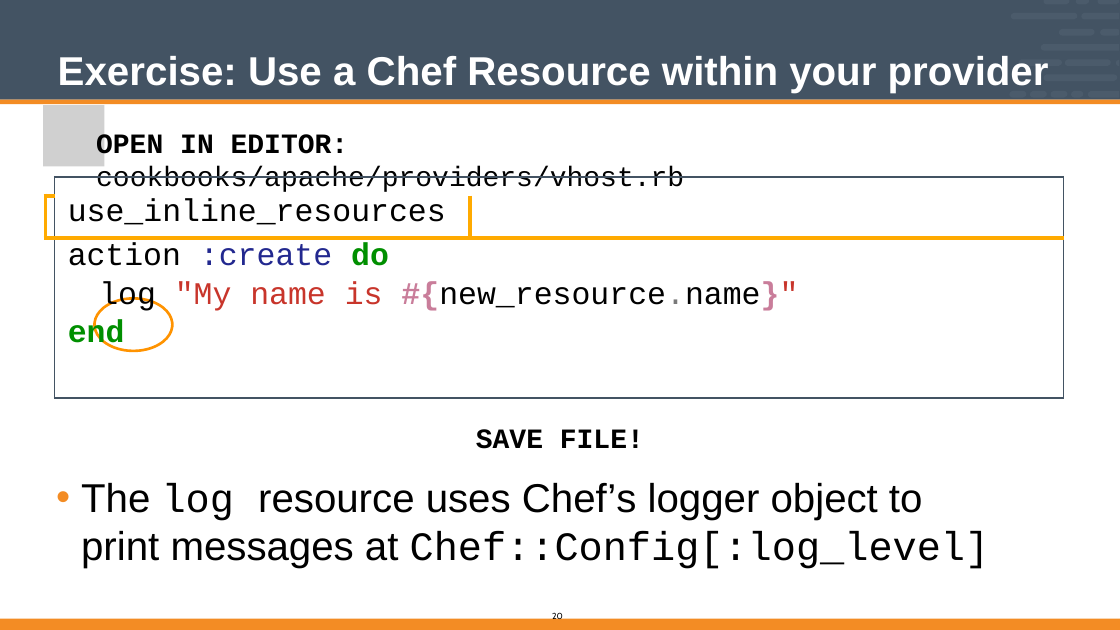
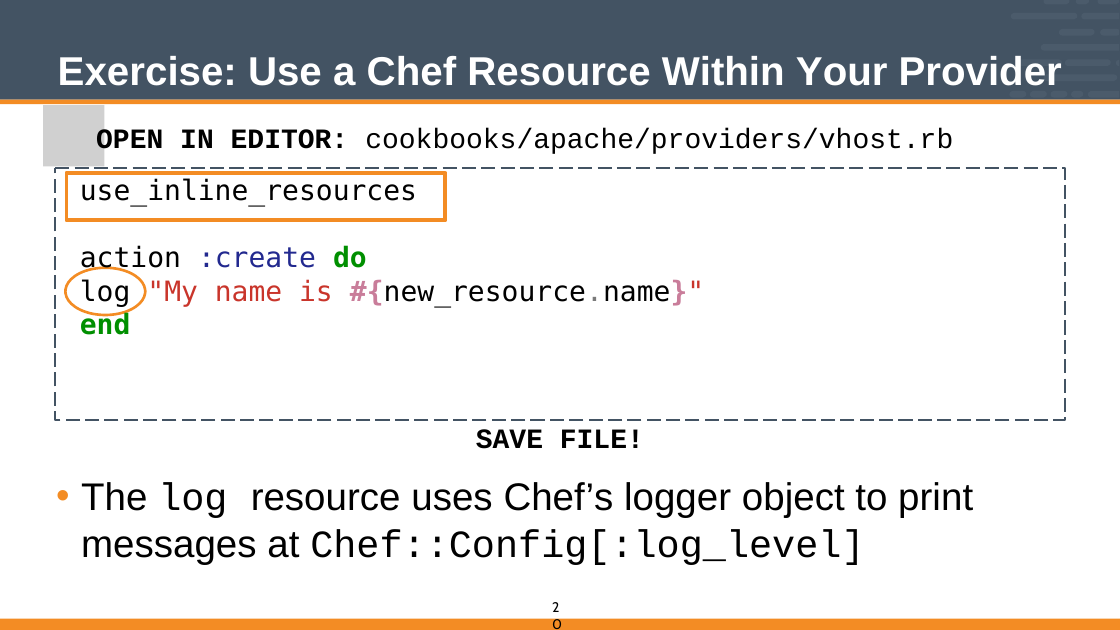
Before and after one commit to vinyar/chef-intermediate, a slide deck: slide 20 of Modules/04-Chef_Intermediate.pptx. Drawn at 1120x630 pixels with LibreOffice and Linux fonts; fonts in the diff are those of the drawing; grey boxes stand for pictures. Boxes give left, top, right and bottom in pixels: in the first picture for what was removed or moved away, otherwise in the second. Text is boxed around its words. In the diff, an @@ line names an element or a change of style, - is before the commit and + after.

Commit message:
Fixed code and other text formatting

```diff
--- a/Modules/04-Chef_Intermediate.pptx
+++ b/Modules/04-Chef_Intermediate.pptx
@@ title at [58, 56, 1062, 86]: text changed @@
-Exercise: Use a Chef Resource within your provider
+Exercise: Use a Chef Resource Within Your Provider
@@ text "OPEN IN EDITOR: cookbooks/apache/providers/vhost.rb" rewrapped from [96, 134, 684, 192] to [96, 128, 953, 154] @@
@@ table removed at [45, 177, 1063, 399], 3 rows, 3 columns @@
- |  | 
- | use_inline_resources | 
- | action :create do / log "My name is #{new_resource.name}" end | 
@@ freeform shape added at [55, 168, 1065, 420], outline #435363 2 pt dashed @@
@@ rectangle added at [67, 173, 445, 220], outline #F38C24 4.5 pt @@
@@ text added at [80, 178, 704, 335], 32 pt, text #000000 @@
+use_inline_resources
+action :create do
+log "My name is #{new_resource.name}"
+end
@@ freeform shape: place and size @@
-freeform shape at [94, 299, 173, 351]
+freeform shape at [66, 268, 146, 315]
@@ freeform shape at [66, 268, 146, 315]: outline #FF9300 3 pt to #F38C24 3 pt @@
@@ text at [81, 482, 973, 565]: size 46 to 44 pt in "The log resource uses Chef’s logger object ..." @@
@@ page number: place and size @@
-page number at [552, 612, 563, 622]
+page number at [551, 598, 567, 630]
@@ page number at [551, 598, 567, 630]: size 10 to 16 pt @@
```
Also in this commit, not shown: 55 other slides changed.
